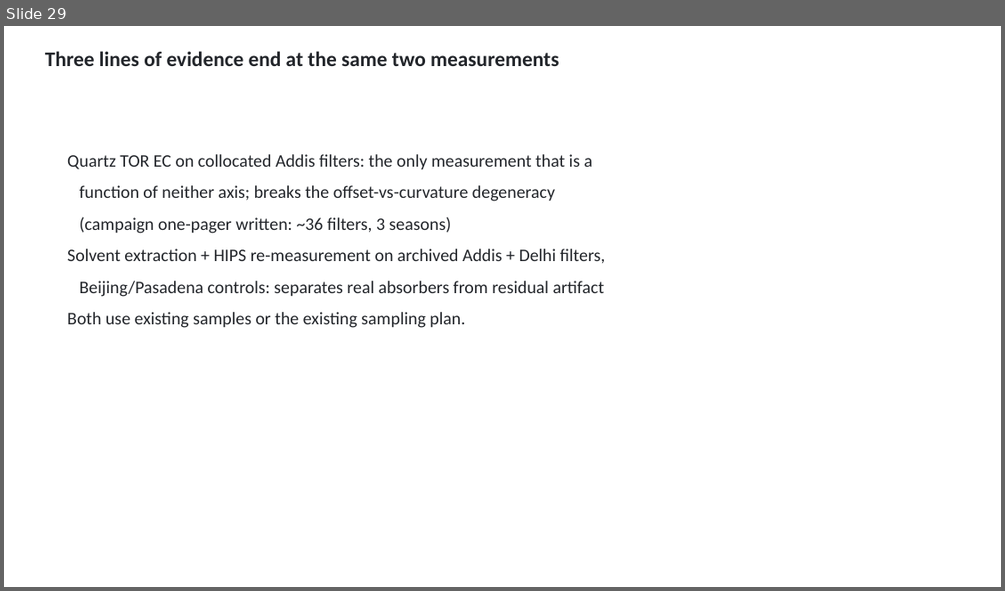
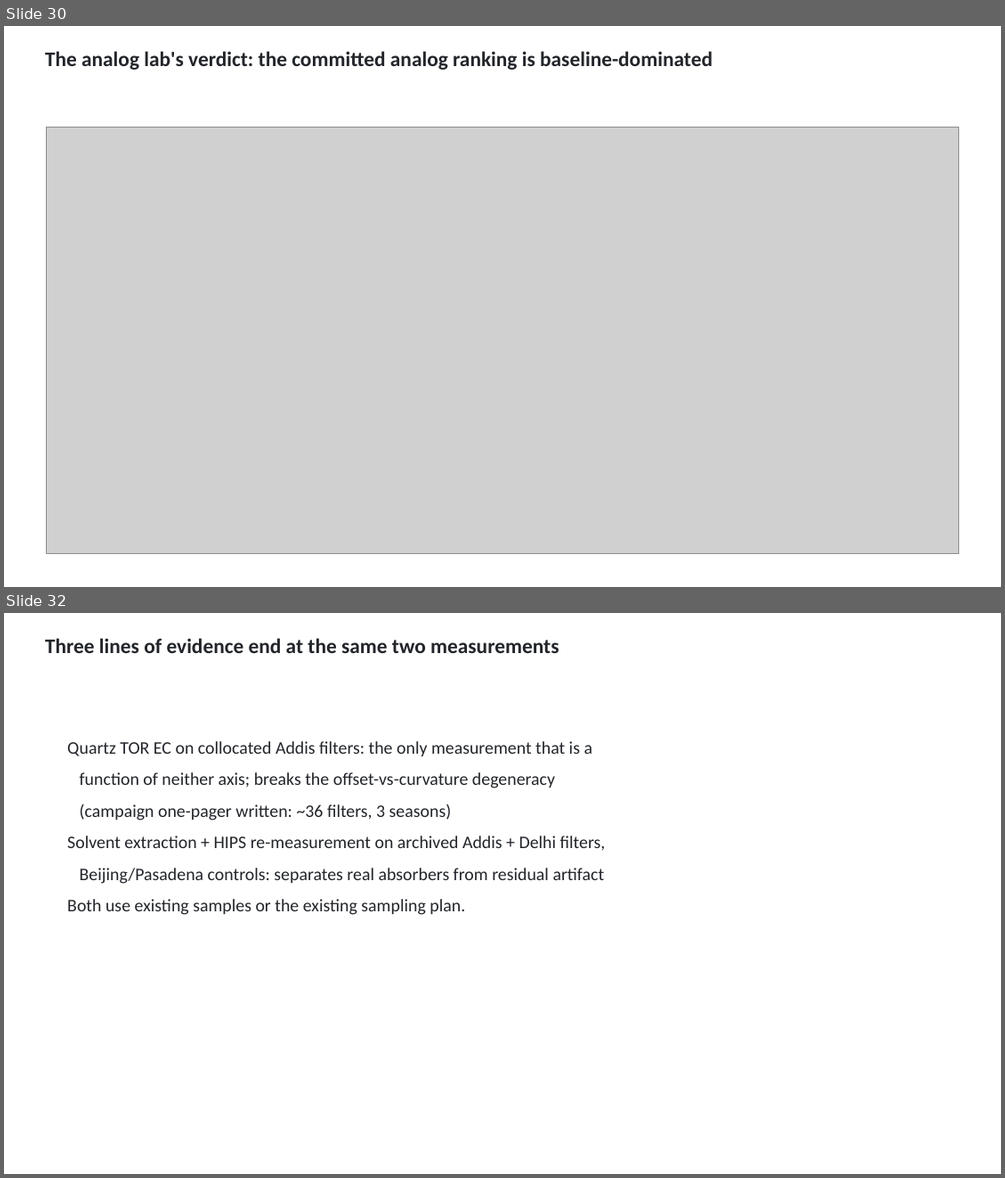
Before and after one commit to ahzs645/aethmodular, a slide deck: deliverables/ftir_group_2026-08-27/ftir_group_2026-08-27.pptx. Shown one above the other, each under a label of ours: slide 29 before the commit, slides 30 and 32 after it; the slides between them are not shown. The pictures are 1005x591 and 1005x1178 pixels, drawn with LibreOffice and Linux fonts; fonts in the diff are those of the drawing; grey boxes stand for pictures. Boxes give left, top, right and bottom in pixels: in the first picture for what was removed or moved away, otherwise in the second. Text is boxed around its words. In the diff, an @@ line names an element or a change of style, - is before the commit and + after.

```diff
--- a/deliverables/ftir_group_2026-08-27/ftir_group_2026-08-27.pptx
+++ b/deliverables/ftir_group_2026-08-27/ftir_group_2026-08-27.pptx
@@ slide 30 added at [4,26,1001,587], background #FFFFFF @@
@@ text added at [45,51,712,70], 20 pt, text #22252A, bold @@
+The analog lab's verdict: the committed analog ranking is baseline-dominated
@@ picture added at [47,127,959,553] @@
@@ what was slide 29 is now slide 32 @@
```
Also in this commit, not shown: 2 other slides added, 6 other files.
